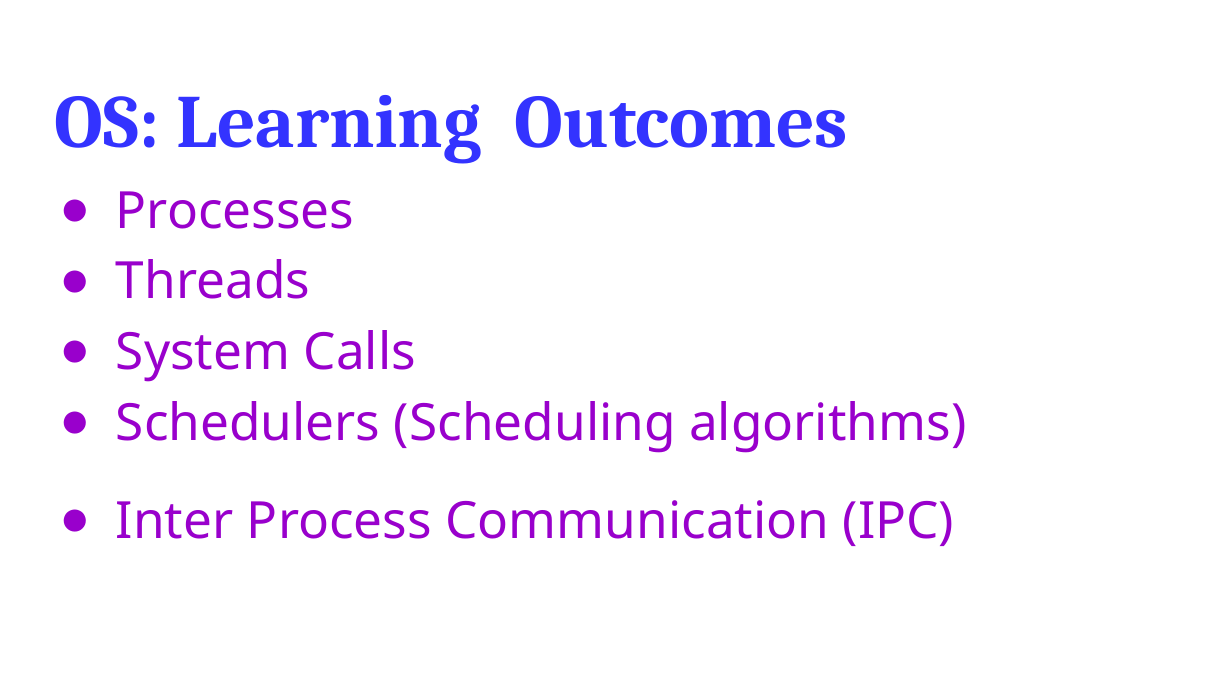
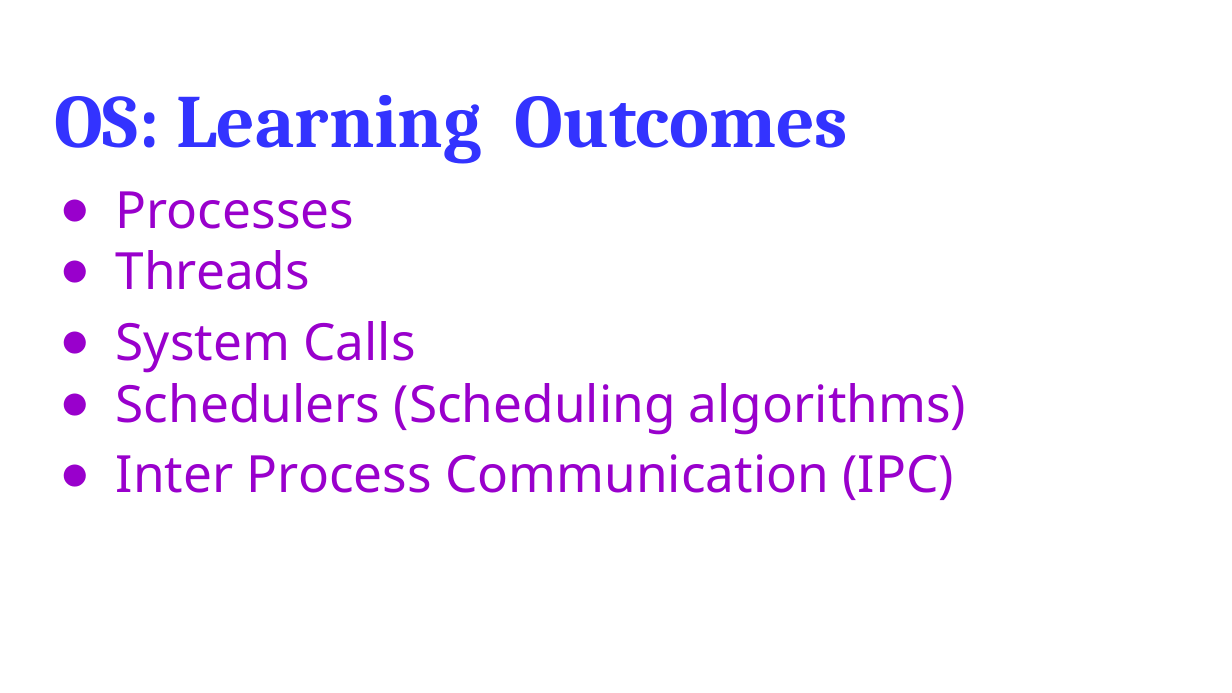
Before and after one commit to springefrei2018/OS-Lab-Aug-2018, a slide deck: slide 2 of evaluation-method/Evaluation-OS-Module.pptx. Drawn at 1232x693 pixels with LibreOffice and Linux fonts; fonts in the diff are those of the drawing. Boxes give left, top, right and bottom in pixels: in the first picture for what was removed or moved away, otherwise in the second. Text is boxed around its words. In the diff, an @@ line names an element or a change of style, - is before the commit and + after.

```diff
--- a/evaluation-method/Evaluation-OS-Module.pptx
+++ b/evaluation-method/Evaluation-OS-Module.pptx
@@ text at bbox=[116, 250, 966, 500]: line spacing 1.15 to 1; less space between paragraphs @@
```
Also in this commit, not shown: 6 other slides changed.
